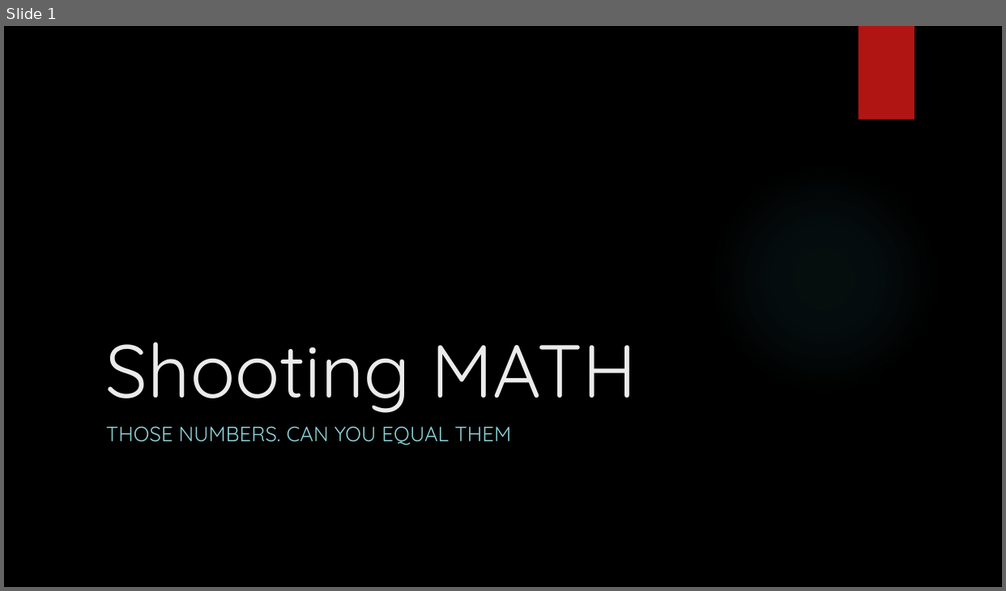
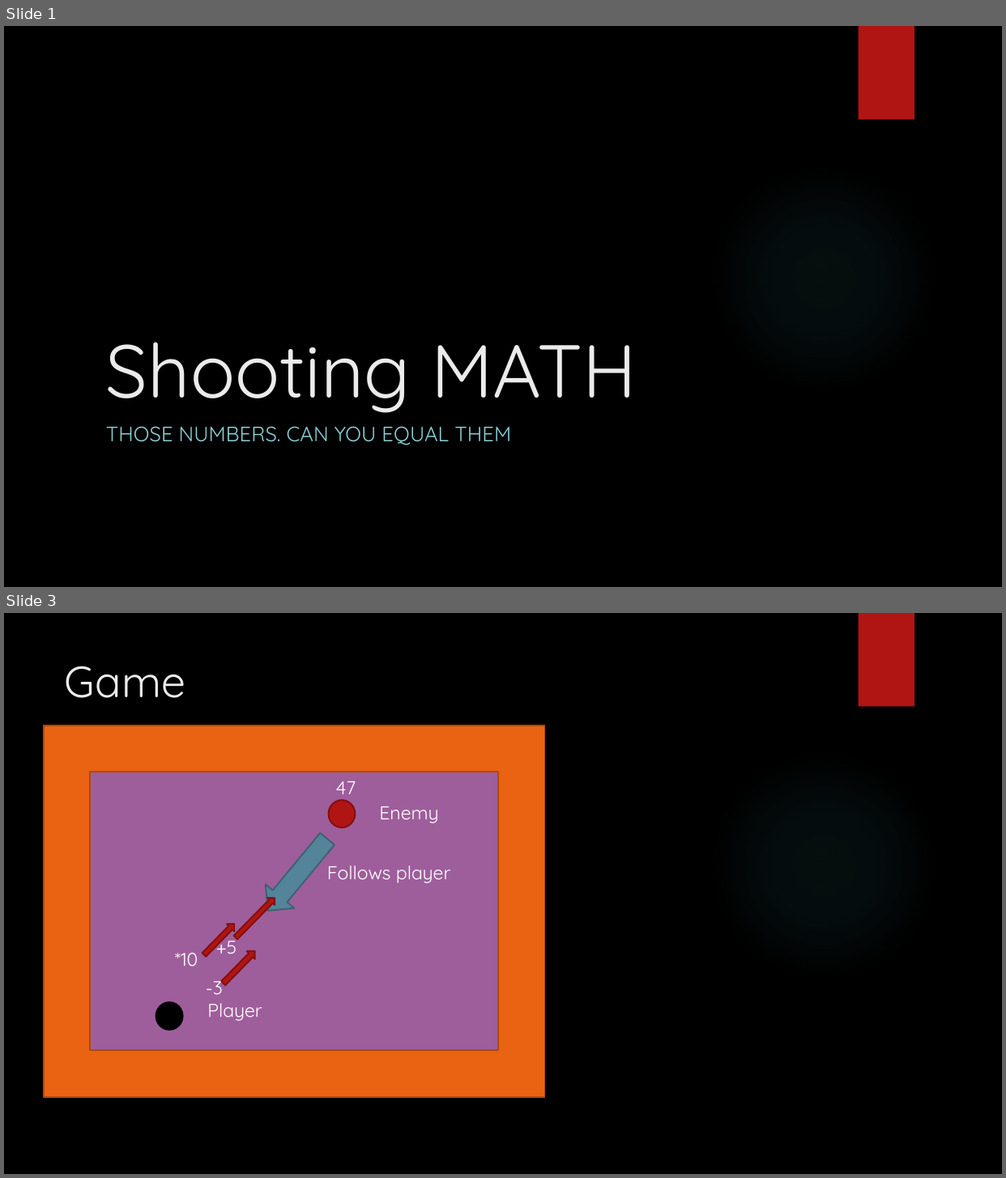
Before and after one commit to Faeblaze/Math_SHMUP, a slide deck: Shooting MATH presV1.pptx. Shown one above the other, each under a label of ours: slide 1 before the commit, slides 1 and 3 after it; the slides between them are not shown. The pictures are 1006x591 and 1006x1178 pixels, drawn with LibreOffice and Linux fonts; fonts in the diff are those of the drawing; background and template pictures are left out. Boxes give left, top, right and bottom in pixels: in the first picture for what was removed or moved away, otherwise in the second. Text is boxed around its words. In the diff, an @@ line names an element or a change of style, - is before the commit and + after.

```diff
--- a/Shooting MATH presV1.pptx
+++ b/Shooting MATH presV1.pptx
@@ slide 3 added at (4, 613, 1002, 1174), background picture (left out); not listed: 2 template elements that a slide beside it also shows @@
@@ title added at (65, 666, 186, 698), 42 pt, text #EBEBEB @@
+Game
@@ rectangle added at (44, 726, 544, 1097), fill #9E5E9B, outline #754673 1.5 pt @@
@@ frame added at (44, 726, 544, 1097), fill #EA6312, outline #AD490D 1.5 pt @@
@@ text added at (336, 781, 356, 794), 18 pt, text #FFFFFF @@
+47
@@ ellipse added at (328, 800, 355, 828), fill #B01513, outline #82100E 1.5 pt @@
@@ text added at (379, 807, 438, 824), 18 pt, text #FFFFFF @@
+Enemy
@@ down arrow added at (253, 828, 342, 922), fill #54849A, outline #3E6272 1.5 pt @@
@@ text added at (327, 866, 451, 884), 18 pt, text #FFFFFF @@
+Follows player
@@ down arrow added at (232, 894, 279, 942), fill #B01513, outline #82100E 1.5 pt @@
@@ down arrow added at (200, 920, 238, 959), fill #B01513, outline #82100E 1.5 pt @@
@@ text added at (175, 952, 198, 966), 18 pt, text #FFFFFF @@
+*10
@@ text added at (216, 935, 237, 954), 18 pt, text #FFFFFF @@
++5
@@ down arrow added at (219, 948, 258, 987), fill #B01513, outline #82100E 1.5 pt @@
@@ text added at (206, 979, 223, 995), 18 pt, text #FFFFFF @@
+-3
@@ ellipse added at (156, 1003, 183, 1030), fill #000000, outline #000000 1.5 pt @@
@@ text added at (207, 1003, 262, 1021), 18 pt, text #FFFFFF @@
+Player
```
Also in this commit, not shown: 2 slides changed, 34 other files.
